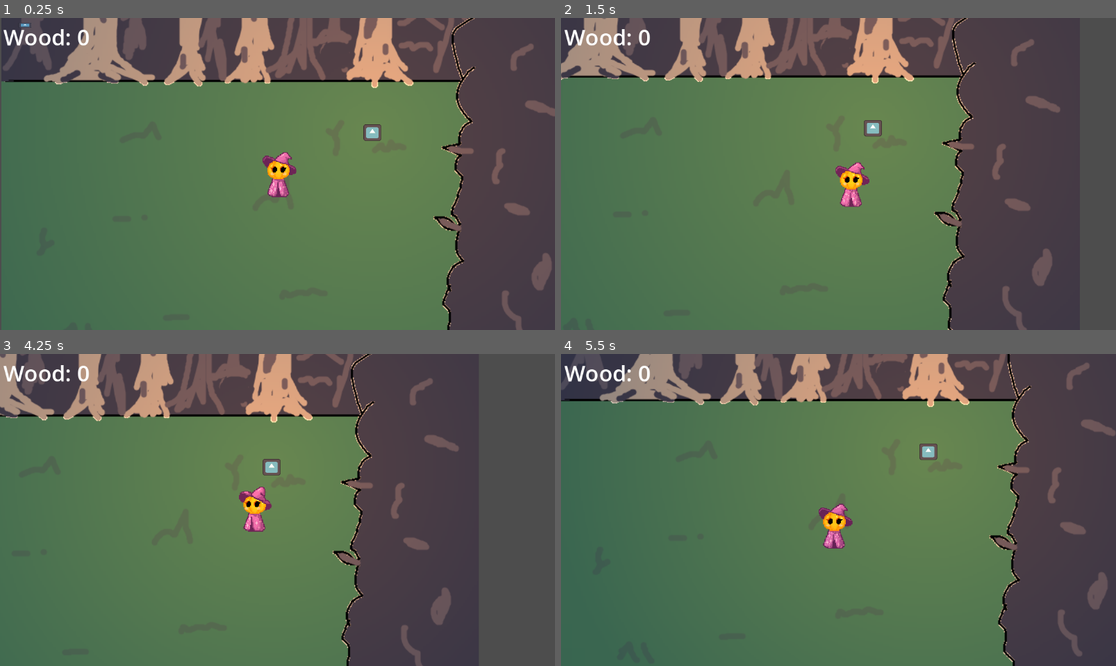
Above: before the commit, frames 1-4 (two rows, left to right).
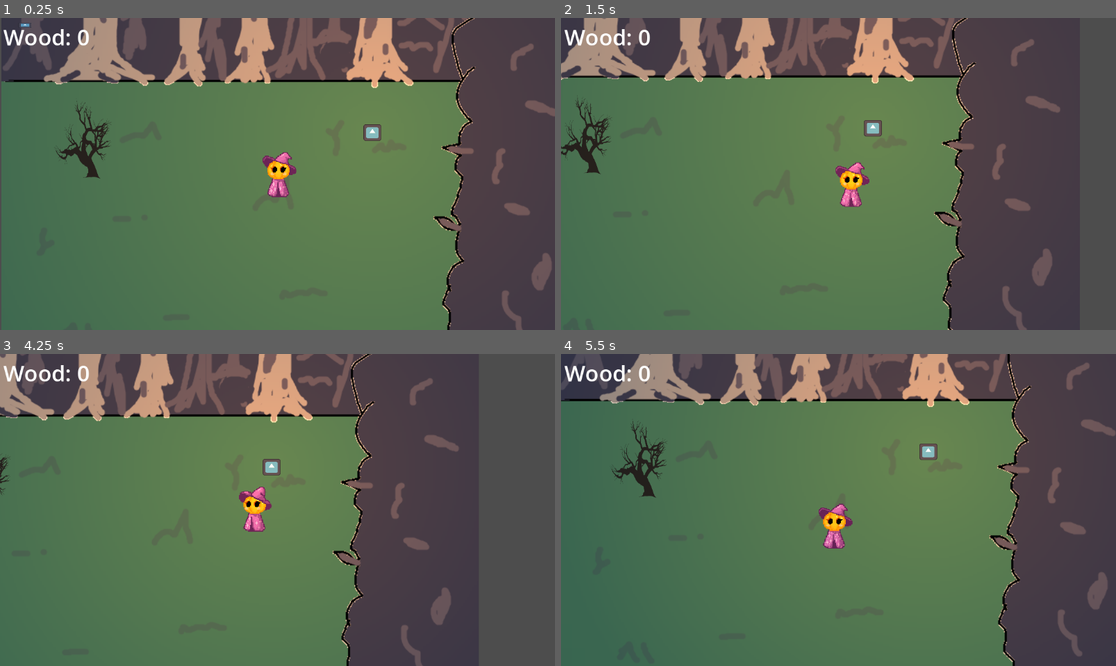
Above: after the commit, the same moments.

Repository: Gitguini/the-woods-are-watching
Game: Godot game, scene res://testMain.tscn
Two runs of this game, one before a commit and one after it. Both use one fixed random seed, a clock stepped at 60 frames per second and the inputs below. The engine's default icon, where the game draws it, is replaced by a stand-in: a white triangle on a blue panel in a dark square.
Inputs:
- Up to frame 1 (0.25 s): no input
- Up to frame 2 (1.5 s): tap Enter at 0.5 s; hold D (move_right) 0.53-1.28 s; hold S (move_down) from 1.28 s (still down)
- Up to frame 3 (4.25 s): release S (move_down) at 2.03 s; hold D (move_right) 2.03-2.78 s; hold W (move_up) 2.78-3.53 s; hold Left (move_left) from 3.53 s (still down)
- Up to frame 4 (5.5 s): release Left (move_left) at 5.03 s; hold S (move_down) from 5.03 s (still down)

The runs differ from the first frame. In frame 1, 0.6% of the frame differs, in the area x 10-20%, y 26-52%; in frame 2, 0.6%; in frame 3, less than 0.1%; in frame 4, 0.6%.

Commit message:
Added collision wall and placeholder tree (i got it from google its not final)

Diff:
--- a/TheWoodsAreWatching/player.gd
+++ b/TheWoodsAreWatching/player.gd
@@ -44,6 +44,7 @@
 		moveDir = moveDir.normalized()
 		moveDir.y = moveDir.y * compressor.yCompress
 
+
 	velocity = moveDir * speed
 
 	move_and_slide()
--- a/TheWoodsAreWatching/testMain.tscn
+++ b/TheWoodsAreWatching/testMain.tscn
@@ -1,10 +1,12 @@
-[gd_scene load_steps=6 format=3 uid="uid://ftdylny7f22s"]
+[gd_scene load_steps=8 format=3 uid="uid://ftdylny7f22s"]
 
 [ext_resource type="Texture2D" uid="uid://blssupljk2i0y" path="res://worldBorderMockup.png" id="1_qiiyx"]
 [ext_resource type="PackedScene" uid="uid://cmgj7ujop7f8w" path="res://player.tscn" id="1_wi5su"]
 [ext_resource type="Script" uid="uid://dfwph2m28776m" path="res://ui.gd" id="2_5haja"]
 [ext_resource type="PackedScene" uid="uid://dcnwgrbpe11qy" path="res://wood.tscn" id="2_hk42g"]
 [ext_resource type="PackedScene" uid="uid://dlhg8qxhwsm2a" path="res://fire.tscn" id="4_5haja"]
+[ext_resource type="PackedScene" uid="uid://b12342p7kb016" path="res://wall.tscn" id="6_w1t20"]
+[ext_resource type="Texture2D" uid="uid://brt2q321qm1o" path="res://PlaceHolderTreeFromGoogle.webp" id="7_j5va5"]
 
 [node name="TestMain" type="Node2D"]
 
@@ -33,3 +35,12 @@
 
 [node name="Fire" parent="." instance=ExtResource("4_5haja")]
 position = Vector2(720, 223)
+
+[node name="StaticBody2D" parent="." instance=ExtResource("6_w1t20")]
+position = Vector2(127, 252)
+scale = Vector2(2.52, 2)
+
+[node name="PlaceHolderTreeFromGoogle" type="Sprite2D" parent="."]
+position = Vector2(119, 235)
+scale = Vector2(0.256836, 0.438477)
+texture = ExtResource("7_j5va5")
--- /dev/null
+++ b/TheWoodsAreWatching/wall.tscn
@@ -0,0 +1,10 @@
+[gd_scene load_steps=2 format=3 uid="uid://b12342p7kb016"]
+
+[sub_resource type="RectangleShape2D" id="RectangleShape2D_oh6kn"]
+size = Vector2(42, 81)
+
+[node name="StaticBody2D" type="StaticBody2D"]
+
+[node name="CollisionShape2D" type="CollisionShape2D" parent="."]
+position = Vector2(0, -1)
+shape = SubResource("RectangleShape2D_oh6kn")
Binary file added: TheWoodsAreWatching/PlaceHolderTreeFromGoogle.webp
Not shown, added: TheWoodsAreWatching/PlaceHolderTreeFromGoogle.webp.import
